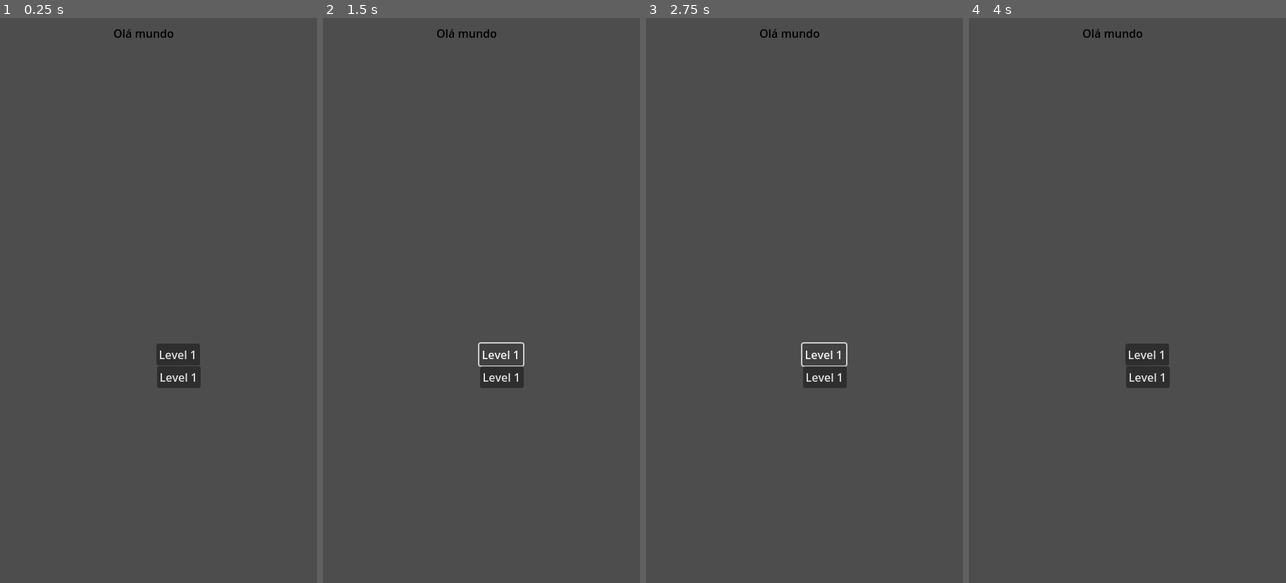
Above: before the commit, frames 1-4 (left to right).
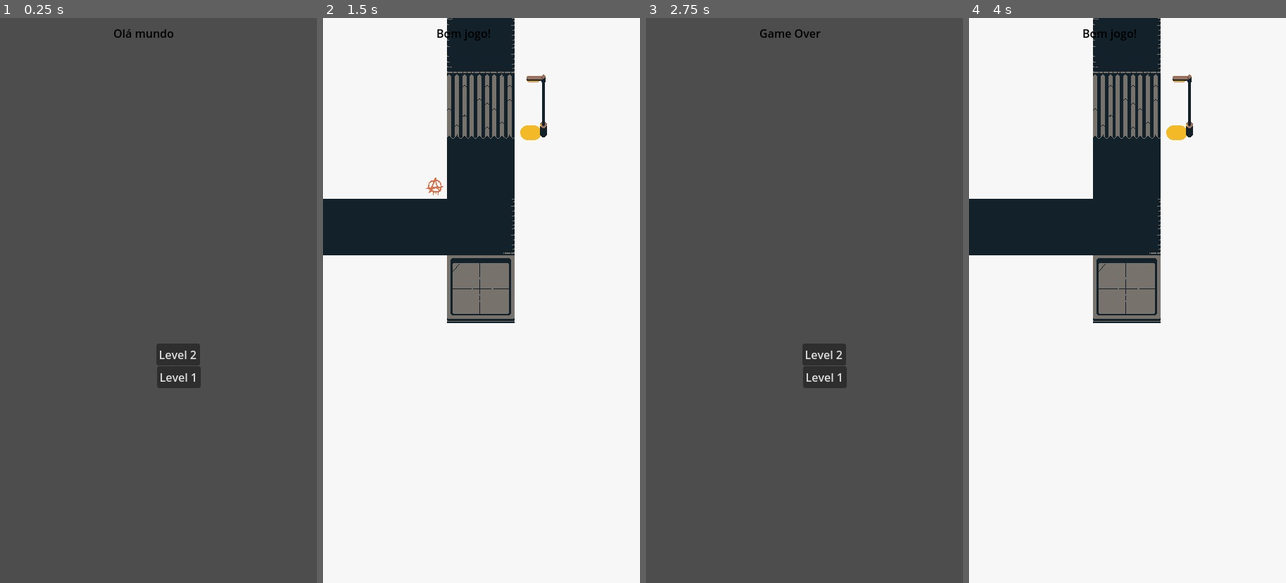
Above: after the commit, the same moments.

Repository: iparosds/SOS-Aliens
Game: Godot game, scene res://scenes/scene_manager.tscn
Two runs of this game, one before a commit and one after it. Both use one fixed random seed, a clock stepped at 60 frames per second and the inputs below. Before the commit the project starts from res://scene_manager.tscn.
Inputs (mouse positions are in pixels of both pictures, inside the frame that each line leads up to):
- Up to frame 1 (0.25 s): no input
- Up to frame 2 (1.5 s): click "Level 1" (after the commit: "Level 2") at 0.5 s; click (500, 357) at 1.25 s, where only the run before the commit has a clickable "Level 1"
- Up to frame 3 (2.75 s): click (823, 357) at 2 s, where only the run before the commit has a clickable "Level 1"
- Up to frame 4 (4 s): click "Level 1" at 2.75 s; click (981, 29) at 3.52 s

The runs differ from the first frame. In frame 1, less than 0.1% of the frame differs, in the area x 60-62%, y 58-61%; in frame 2, 100%; in frame 3, 0.2%; in frame 4, 100%, in the area x 0-100%, y 0-100%.

Commit message:
Agora vai

Diff:
--- a/levels/level_01.tscn
+++ b/levels/level_01.tscn
@@ -1,5 +1,6 @@
-[gd_scene load_steps=4 format=4 uid="uid://dsf218g5whvei"]
-
+[gd_scene load_steps=5 format=4 uid="uid://dsf218g5whvei"]
+
+[ext_resource type="Script" uid="uid://cq6hvd85q87qa" path="res://scripts/level.gd" id="1_mckh2"]
 [ext_resource type="Texture2D" uid="uid://c8so6h2ldkd2c" path="res://media/tileset.jpeg" id="1_ty3hu"]
 
 [sub_resource type="TileSetAtlasSource" id="TileSetAtlasSource_mckh2"]
@@ -489,7 +490,13 @@
 sources/0 = SubResource("TileSetAtlasSource_mckh2")
 
 [node name="Level" type="Node2D"]
+script = ExtResource("1_mckh2")
 
 [node name="TileMapLayer" type="TileMapLayer" parent="."]
 tile_map_data = PackedByteArray("AAALAAAAAAAIAAcAAAALAAEAAAAIAAgAAAALAAIAAAAIAAkAAAALAAMAAAAIAAoAAAALAAQAAAAIAAsAAAALAA …(30688 unchanged characters)…
 tile_set = SubResource("TileSet_81a5f")
+
+[node name="Timer" type="Timer" parent="."]
+wait_time = 2.0
+
+[connection signal="timeout" from="Timer" to="." method="_on_timer_timeout"]
--- a/levels/level_02.tscn
+++ b/levels/level_02.tscn
@@ -1,5 +1,6 @@
-[gd_scene load_steps=4 format=4 uid="uid://d3w1e0xaquuqx"]
-
+[gd_scene load_steps=5 format=4 uid="uid://d3w1e0xaquuqx"]
+
+[ext_resource type="Script" uid="uid://cq6hvd85q87qa" path="res://scripts/level.gd" id="1_g685p"]
 [ext_resource type="Texture2D" uid="uid://c8so6h2ldkd2c" path="res://media/tileset.jpeg" id="1_nnn84"]
 
 [sub_resource type="TileSetAtlasSource" id="TileSetAtlasSource_mckh2"]
@@ -489,8 +490,12 @@
 sources/0 = SubResource("TileSetAtlasSource_mckh2")
 
 [node name="Level" type="Node2D"]
-position = Vector2(2, 0)
+script = ExtResource("1_g685p")
 
 [node name="TileMapLayer" type="TileMapLayer" parent="."]
 tile_map_data = PackedByteArray("AAALAAAAAAAIAAcAAAALAAEAAAAIAAgAAAALAAIAAAAIAAkAAAALAAMAAAAIAAoAAAALAAQAAAAIAAsAAAALAA …(30688 unchanged characters)…
 tile_set = SubResource("TileSet_81a5f")
+
+[node name="Timer" type="Timer" parent="."]
+
+[connection signal="timeout" from="Timer" to="." method="_on_timer_timeout"]
--- a/project.godot
+++ b/project.godot
@@ -15,6 +15,10 @@
 config/features=PackedStringArray("4.4", "GL Compatibility")
 config/icon="res://icon.svg"
 
+[autoload]
+
+Controller="*res://scripts/controller.gd"
+
 [display]
 
 window/size/viewport_width=450
--- a/scene_manager.gd
+++ /dev/null
@@ -1,6 +0,0 @@
-extends Node2D
-
-
-func _on_level_1_pressed() -> void:
-	$Level.change_scene("res://levels/level_02.tscn")
-	pass # Replace with function body.
--- a/scene_manager.tscn
+++ /dev/null
@@ -1,13 +0,0 @@
-[gd_scene load_steps=4 format=3 uid="uid://b3w6p7iuwb8iu"]
-
-[ext_resource type="Script" uid="uid://bl77r0xfbg40h" path="res://scene_manager.gd" id="1_a4gjy"]
-[ext_resource type="PackedScene" uid="uid://dsf218g5whvei" path="res://levels/level_01.tscn" id="2_q0i0d"]
-[ext_resource type="PackedScene" uid="uid://42oeppt28feq" path="res://ui.tscn" id="3_q0i0d"]
-
-[node name="SceneManager" type="Node2D"]
-script = ExtResource("1_a4gjy")
-
-[node name="Level" parent="." instance=ExtResource("2_q0i0d")]
-visible = false
-
-[node name="UI" parent="." instance=ExtResource("3_q0i0d")]
--- /dev/null
+++ b/scenes/scene_manager.tscn
@@ -0,0 +1,13 @@
+[gd_scene load_steps=4 format=3 uid="uid://b3w6p7iuwb8iu"]
+
+[ext_resource type="Script" uid="uid://bl77r0xfbg40h" path="res://scripts/scene_manager.gd" id="1_b81s6"]
+[ext_resource type="PackedScene" uid="uid://dsf218g5whvei" path="res://levels/level_01.tscn" id="2_h7lqg"]
+[ext_resource type="PackedScene" uid="uid://42oeppt28feq" path="res://scenes/ui.tscn" id="3_q7wi7"]
+
+[node name="SceneManager" type="Node2D"]
+script = ExtResource("1_b81s6")
+
+[node name="Level" parent="." instance=ExtResource("2_h7lqg")]
+visible = false
+
+[node name="UI" parent="." instance=ExtResource("3_q7wi7")]
--- a/ui.tscn
+++ b/scenes/ui.tscn
@@ -1,6 +1,9 @@
-[gd_scene format=3 uid="uid://42oeppt28feq"]
+[gd_scene load_steps=2 format=3 uid="uid://42oeppt28feq"]
+
+[ext_resource type="Script" uid="uid://bcsw0mt21tpsw" path="res://scripts/ui.gd" id="1_nt7q6"]
 
 [node name="UI" type="Node2D"]
+script = ExtResource("1_nt7q6")
 
 [node name="header" type="CanvasLayer" parent="."]
 
@@ -18,7 +21,7 @@
 offset_right = 40.0
 offset_bottom = 40.0
 
-[node name="level_1" type="Button" parent="main_menu"]
+[node name="level_2" type="Button" parent="main_menu"]
 anchors_preset = -1
 anchor_left = 0.451
 anchor_top = 0.426
@@ -28,9 +31,9 @@
 offset_top = 120.2
 offset_right = 81.05
 offset_bottom = 151.2
-text = "Level 1"
+text = "Level 2"
 
-[node name="level_2" type="Button" parent="main_menu"]
+[node name="level_1" type="Button" parent="main_menu"]
 anchors_preset = -1
 anchor_left = 0.451
 anchor_top = 0.426
@@ -41,3 +44,6 @@
 offset_right = 82.05
 offset_bottom = 183.2
 text = "Level 1"
+
+[connection signal="pressed" from="main_menu/level_2" to="." method="_on_level_2_pressed"]
+[connection signal="pressed" from="main_menu/level_1" to="." method="_on_level_1_pressed"]
--- /dev/null
+++ b/scripts/controller.gd
@@ -0,0 +1,20 @@
+extends Node
+
+var scene_manager: SceneManager
+var current_level
+
+func change_level(level):
+	scene_manager.level.visible = true
+	var new_level = load(level).instantiate()
+	scene_manager.level.add_child(new_level)
+	scene_manager.level.timer.start()
+	scene_manager.ui.main_menu.visible = false
+	scene_manager.ui.label.text = "Bom jogo!"
+	current_level = new_level
+
+func game_over():
+	scene_manager.level.visible = false
+	scene_manager.level.timer.stop()
+	scene_manager.ui.label.text = "Game Over"
+	scene_manager.ui.main_menu.visible = true
+	scene_manager.ui.visible = true
--- /dev/null
+++ b/scripts/level.gd
@@ -0,0 +1,6 @@
+extends Node2D
+@onready var timer: Timer = $Timer
+
+func _on_timer_timeout() -> void:
+	print('game over')
+	Controller.game_over()
--- /dev/null
+++ b/scripts/scene_manager.gd
@@ -0,0 +1,6 @@
+class_name SceneManager extends Node2D
+@onready var level: Node2D = $Level
+@onready var ui: Node2D = $UI
+
+func _ready():
+	Controller.scene_manager = self
--- /dev/null
+++ b/scripts/ui.gd
@@ -0,0 +1,12 @@
+extends Node2D
+@onready var main_menu: CanvasLayer = $main_menu
+@onready var header: CanvasLayer = $header
+@onready var label: Label = $header/Label
+
+
+func _on_level_2_pressed() -> void:
+	Controller.change_level("res://levels/level_02.tscn")
+
+
+func _on_level_1_pressed() -> void:
+	Controller.change_level("res://levels/level_01.tscn")
Not shown, added: scripts/controller.gd.uid
Not shown, added: scripts/level.gd.uid
Renamed: scene_manager.gd.uid -> scripts/scene_manager.gd.uid
Not shown, added: scripts/ui.gd.uid
